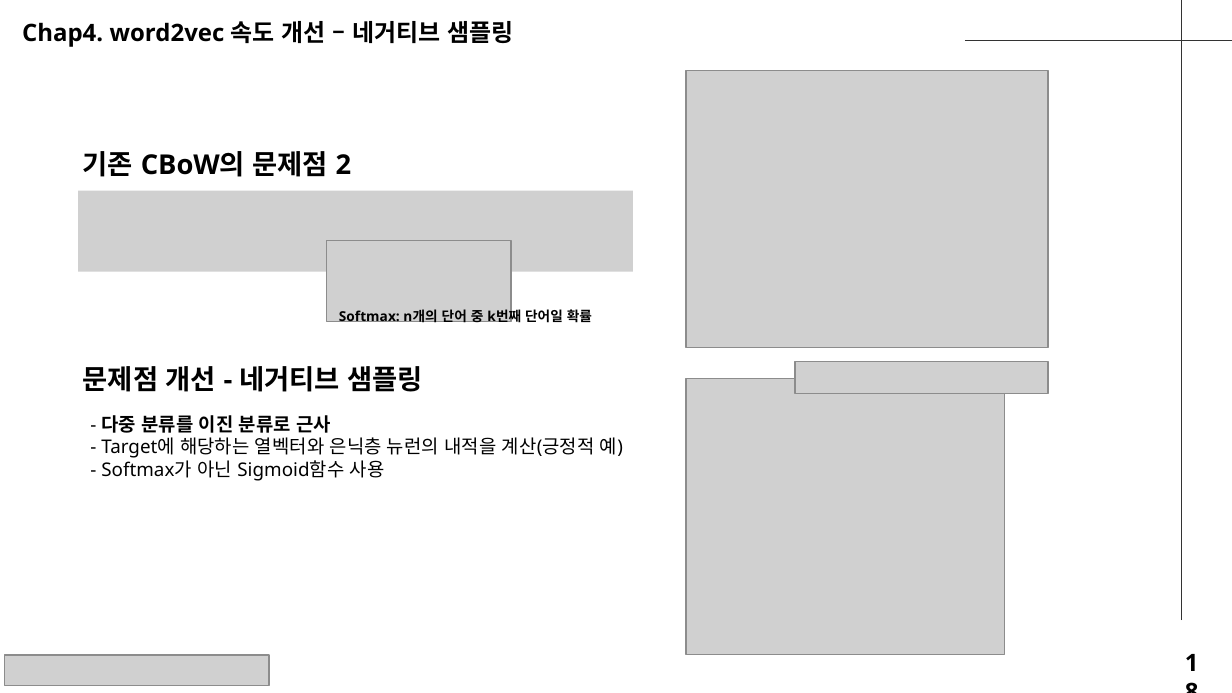
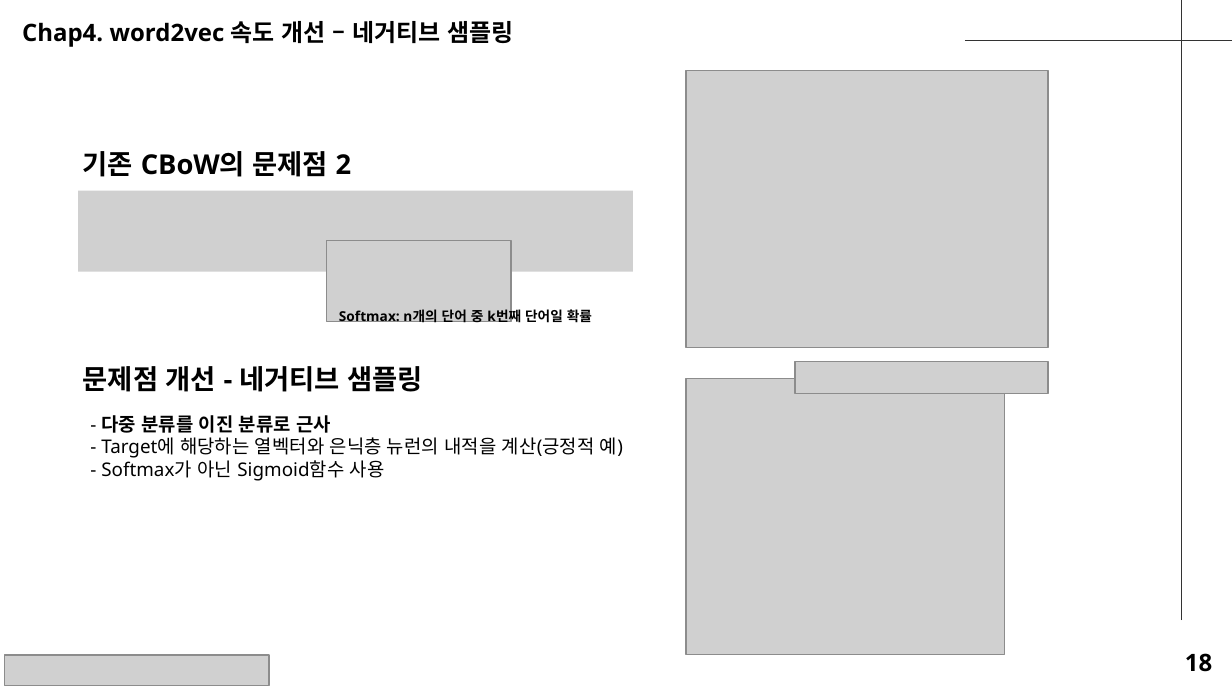
Before and after one commit to seungdeng/Deep-Learning-from-Scratch, a slide deck: slide 18 of study/발표자료/(이승건)250220_밑딥2_chap2-5.pptx. Drawn at 1232x693 pixels with LibreOffice and Linux fonts; fonts in the diff are those of the drawing; grey boxes stand for pictures. Boxes give left, top, right and bottom in pixels: in the first picture for what was removed or moved away, otherwise in the second. Text is boxed around its words. In the diff, an @@ line names an element or a change of style, - is before the commit and + after.

```diff
--- a/study/발표자료/(이승건)250220_밑딥2_chap2-5.pptx
+++ b/study/발표자료/(이승건)250220_밑딥2_chap2-5.pptx
@@ text "18" rewrapped from box(1173, 642, 1225, 684) to box(1185, 653, 1212, 672) @@
```
Also in this commit, not shown: 21 other slides changed.
